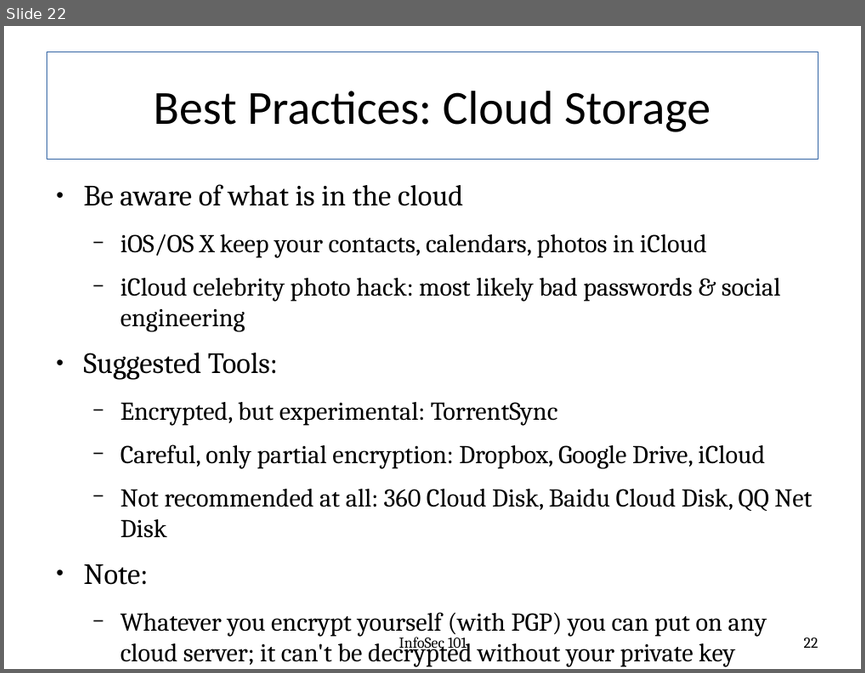
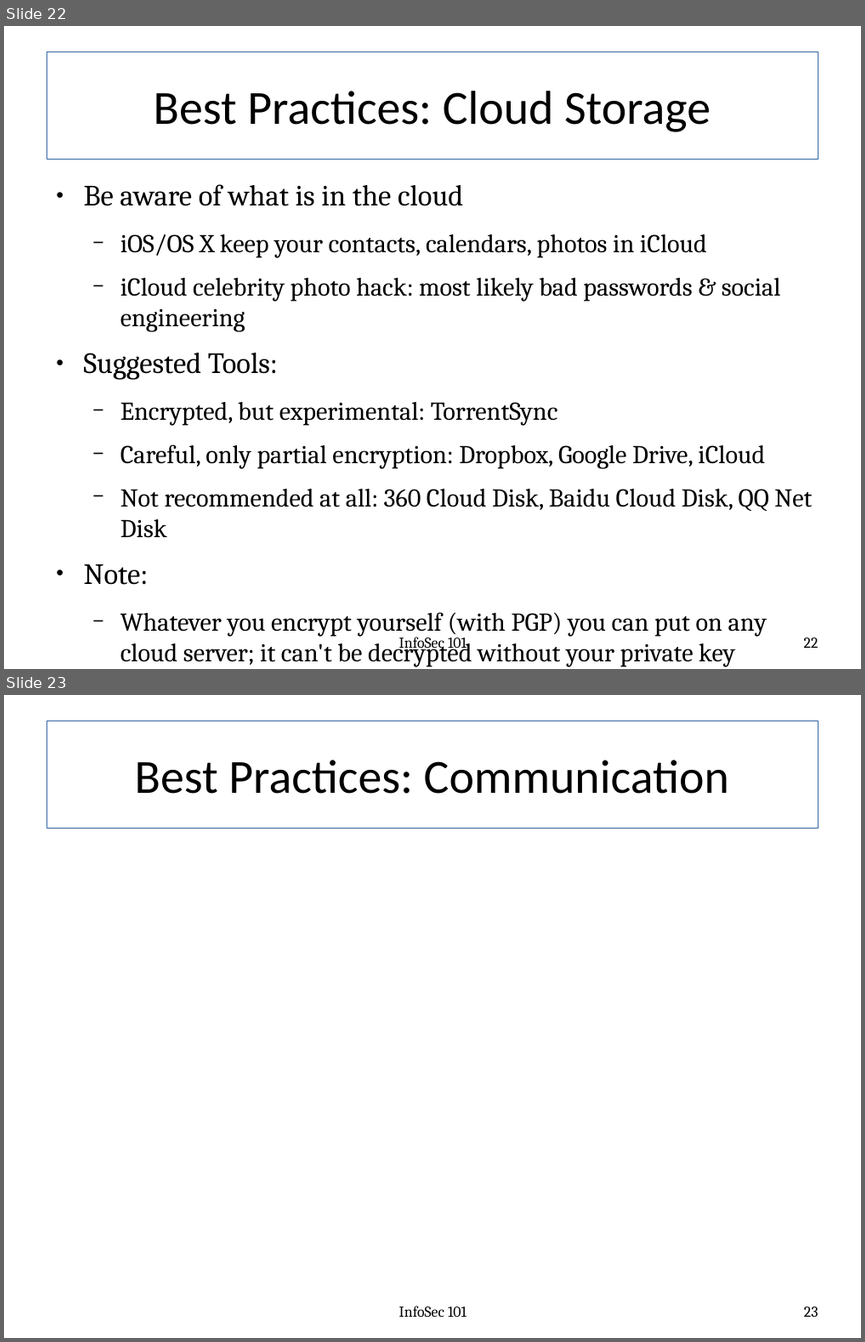
Before and after one commit to fabianlischka/InfoSec101, a slide deck: InfoSec101-Presentation-FCC-2015-02-26.odp. Shown one above the other, each under a label of ours: slide 22 before the commit, slides 22 and 23 after it. The pictures are 865x673 and 865x1342 pixels, drawn with LibreOffice and Linux fonts; fonts in the diff are those of the drawing. Boxes give left, top, right and bottom in pixels: in the first picture for what was removed or moved away, otherwise in the second. Text is boxed around its words. In the diff, an @@ line names an element or a change of style, - is before the commit and + after.

```diff
--- a/InfoSec101-Presentation-FCC-2015-02-26.odp
+++ b/InfoSec101-Presentation-FCC-2015-02-26.odp
@@ slide 23 added at (4,695,861,1338), background #FFFFFF @@
@@ title added at (46,721,818,828), outline #3465A4 0.79 pt, 44 pt, text #000000 @@
+Best Practices: Communication
@@ text added at (399,1305,466,1316), 14 pt, text #000000 @@
+InfoSec 101
@@ page number added at (804,1306,818,1316), 14 pt, text #000000 @@
+23
```
Also in this commit, not shown: 8 slides changed, 24 other slides added.
